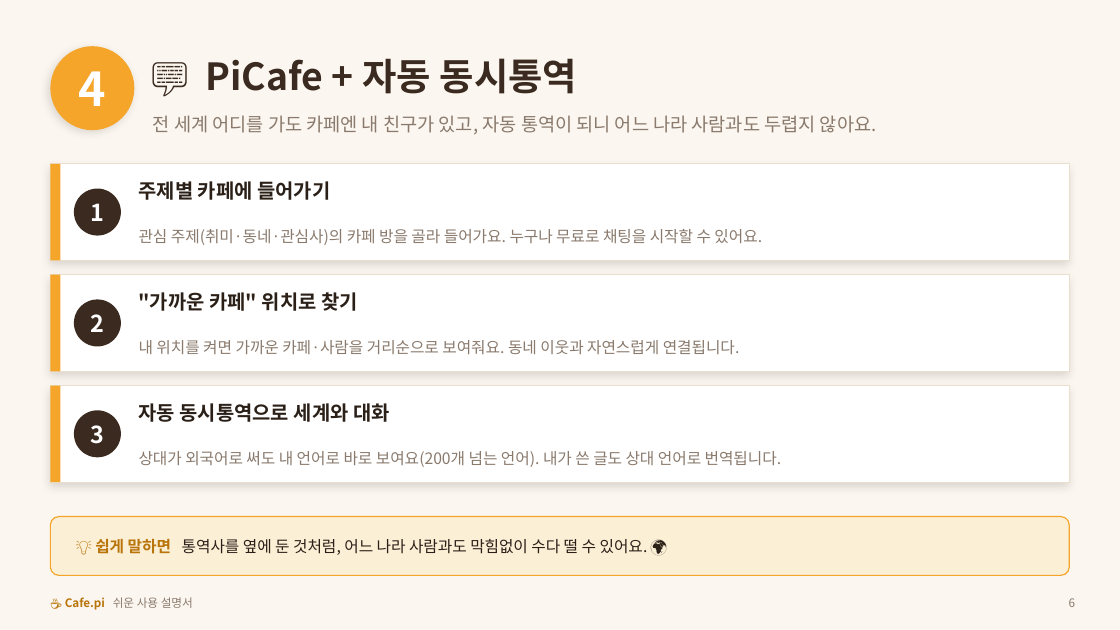
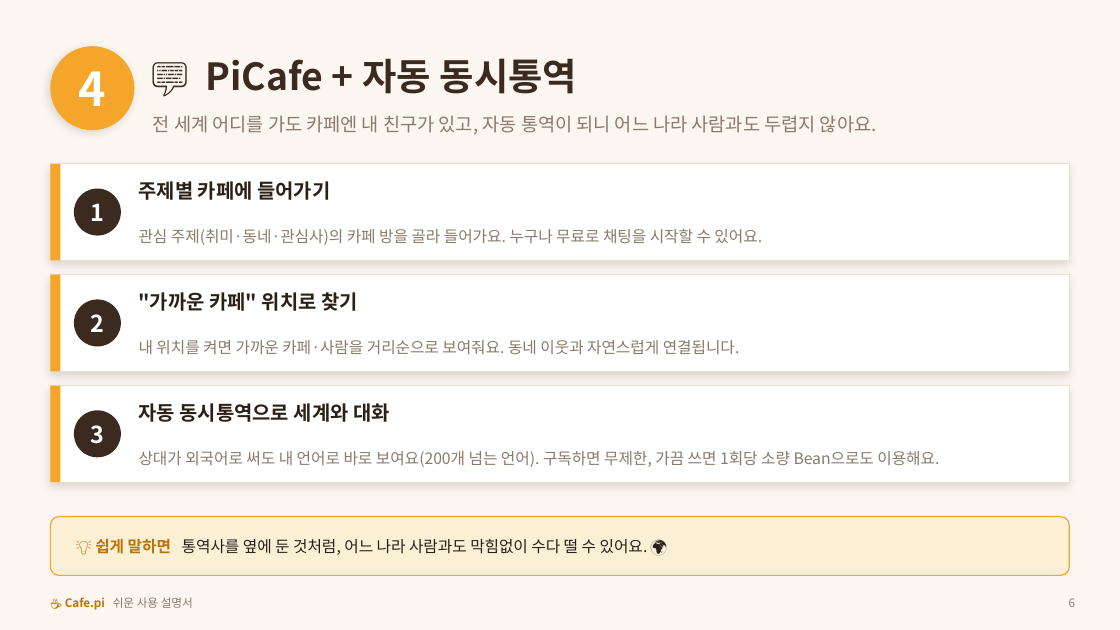
Before and after one commit to anakinwon/loginpi, a slide deck: slide 6 of docs/Cafe.pi_쉬운_사용자매뉴얼.pptx. Drawn at 1120x630 pixels with LibreOffice and Linux fonts; fonts in the diff are those of the drawing. Boxes give left, top, right and bottom in pixels: in the first picture for what was removed or moved away, otherwise in the second. Text is boxed around its words. In the diff, an @@ line names an element or a change of style, - is before the commit and + after.

```diff
--- a/docs/Cafe.pi_쉬운_사용자매뉴얼.pptx
+++ b/docs/Cafe.pi_쉬운_사용자매뉴얼.pptx
@@ text at box(139, 451, 939, 467): text changed @@
-상대가 외국어로 써도 내 언어로 바로 보여요(200개 넘는 언어). 내가 쓴 글도 상대 언어로 번역됩니다.
+상대가 외국어로 써도 내 언어로 바로 보여요(200개 넘는 언어). 구독하면 무제한, 가끔 쓰면 1회당 소량 Bean으로도 이용해요.
```
Also in this commit, not shown: 4 other slides changed.
